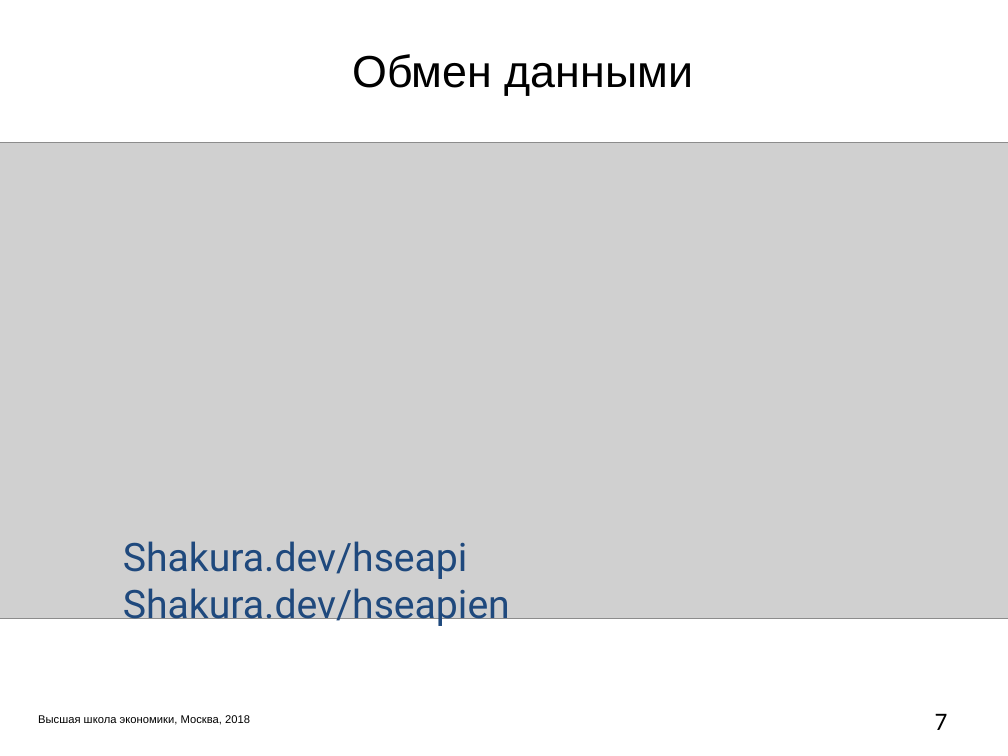
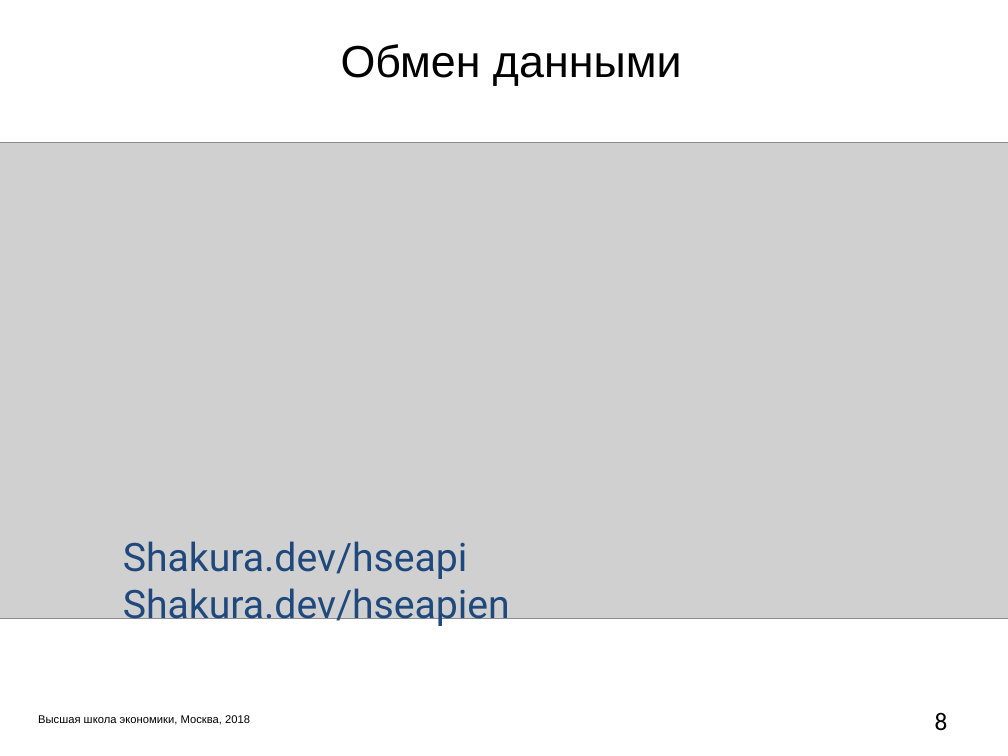
Before and after one commit to M2000h/HSE-APP, a slide deck: slide 8 of Презентация.pptx (slide 7 before the commit). Drawn at 1008x756 pixels with LibreOffice and Linux fonts; fonts in the diff are those of the drawing; grey boxes stand for pictures; background and template pictures are left out. Boxes give left, top, right and bottom in pixels: in the first picture for what was removed or moved away, otherwise in the second. Text is boxed around its words. In the diff, an @@ line names an element or a change of style, - is before the commit and + after.

```diff
--- a/Презентация.pptx
+++ b/Презентация.pptx
@@ text "Обмен данными": place and size @@
-text "Обмен данными" at (352,54,694,96)
+text "Обмен данными" at (341,44,682,86)
@@ page number at (935,712,948,730): text changed @@
-7
+8
```
Also in this commit, not shown: 8 other slides changed, 1 slide added, 3 slides removed.
